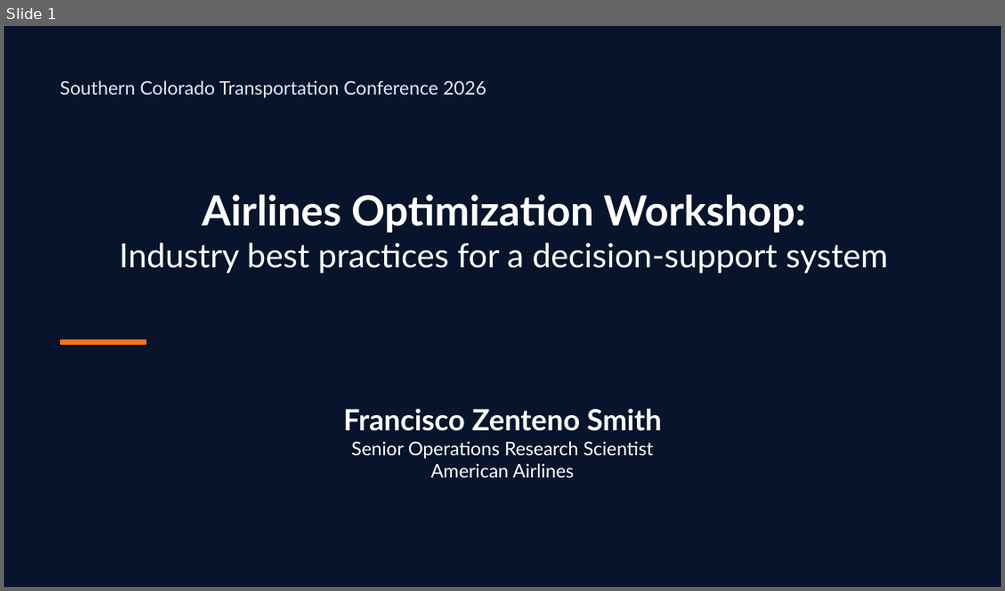
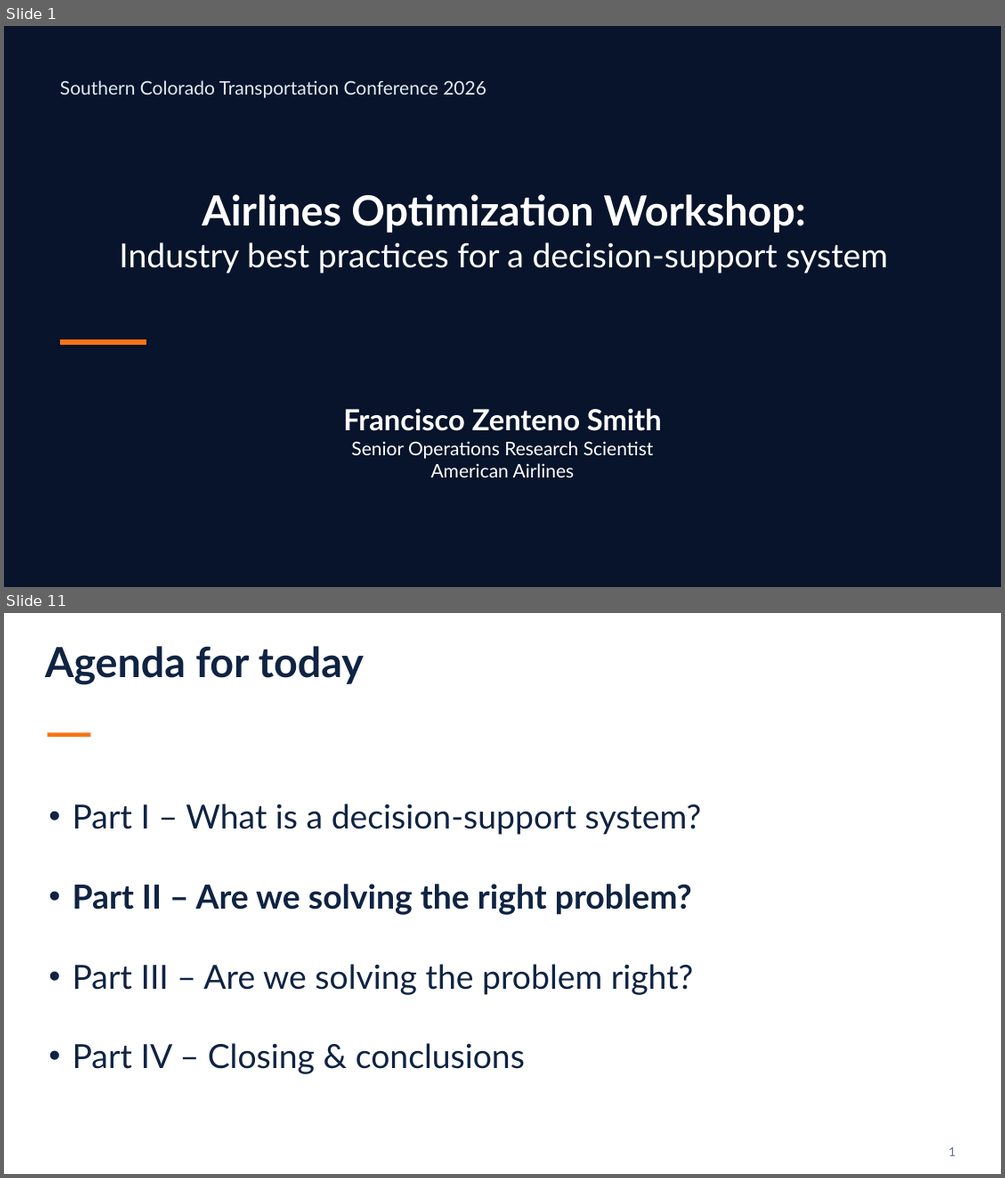
Before and after one commit to sefop/sefop-sctc-2026, a slide deck: SCTC-2026-Airlines-Optimization-Workshop.pptx. Shown one above the other, each under a label of ours: slide 1 before the commit, slides 1 and 11 after it; the slides between them are not shown. The pictures are 1005x591 and 1005x1178 pixels, drawn with LibreOffice and Linux fonts; fonts in the diff are those of the drawing. Boxes give left, top, right and bottom in pixels: in the first picture for what was removed or moved away, otherwise in the second. Text is boxed around its words. In the diff, an @@ line names an element or a change of style, - is before the commit and + after.

```diff
--- a/SCTC-2026-Airlines-Optimization-Workshop.pptx
+++ b/SCTC-2026-Airlines-Optimization-Workshop.pptx
@@ slide 11 added at [4,613,1001,1174], background #FFFFFF @@
@@ text added at [45,646,364,685], 40 pt, text #0F2343, bold @@
+Agenda for today
@@ rectangle added at [48,732,90,737], fill #F97316 @@
@@ text added at [73,803,702,1074], 32 pt, text #0F2343 @@
+• Part I – What is a decision-support system?
+• Part II – Are we solving the right problem?
+• Part III – Are we solving the problem right?
+• Part IV – Closing & conclusions
@@ text added at [948,1147,955,1156], 12 pt, text #64748B @@
+1
```
Also in this commit, not shown: 17 slides changed, 7 other slides added, 1 slide removed, 3 other files.
